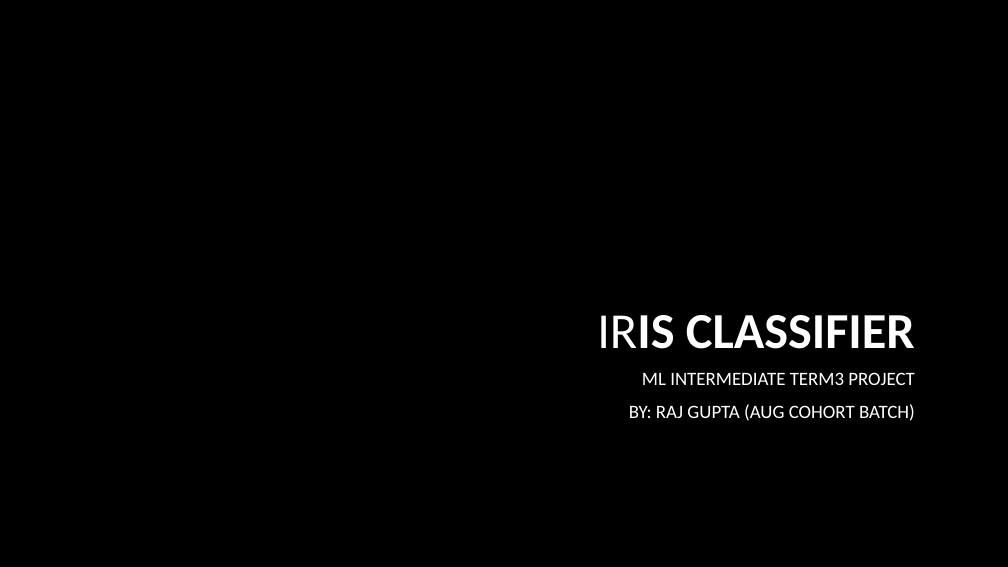
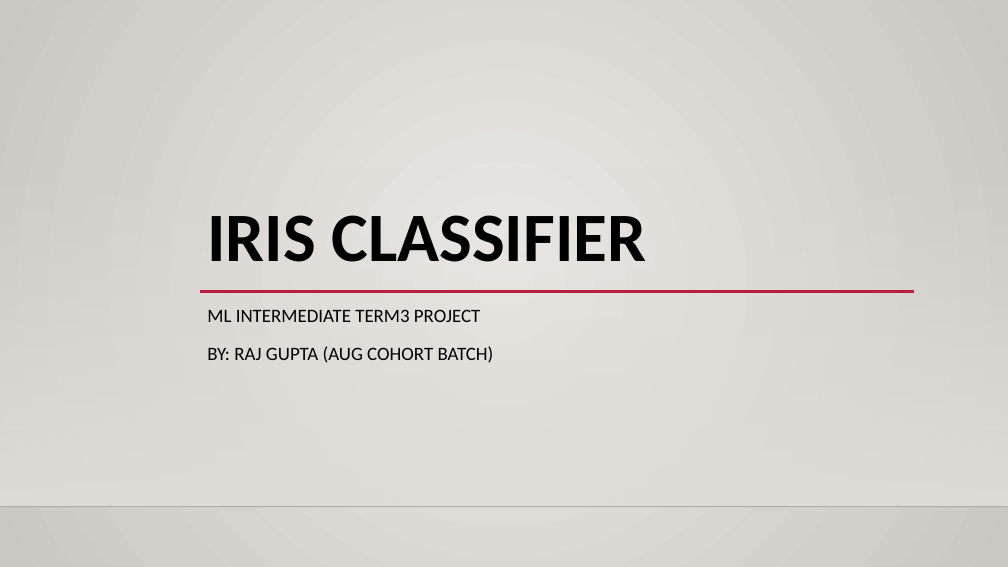
Before and after one commit to rajgupta-github/MachineLearning-with-Python, a slide deck: slide 1 of projects/IrisDataSetClassifier/MLIntermediate Project - Iris Classifier.pptx. Drawn at 1008x567 pixels with LibreOffice and Linux fonts; fonts in the diff are those of the drawing; background and template pictures are left out. Boxes give left, top, right and bottom in pixels: in the first picture for what was removed or moved away, otherwise in the second. Text is boxed around its words. In the diff, an @@ line names an element or a change of style, - is before the commit and + after.

Commit message:
MLTerm3 Project

```diff
--- a/projects/IrisDataSetClassifier/MLIntermediate Project - Iris Classifier.pptx
+++ b/projects/IrisDataSetClassifier/MLIntermediate Project - Iris Classifier.pptx
@@ background picture (left out) to gradient #ECEAE7 to #CAC7C1 @@
@@ title "IRIS CLASSIFIER": place and size @@
-title "IRIS CLASSIFIER" at box(597, 315, 915, 349)
+title "IRIS CLASSIFIER" at box(207, 215, 647, 262)
@@ title "IRIS CLASSIFIER" at box(207, 215, 647, 262): size 48 to 66 pt, text colour #FFFFFF to #000000; bold on in "IRIS"; alignment right to left; line spacing 1 to 0.9 @@
@@ rectangle added at box(0, 167, 1008, 507), fill gradient #DFDBD5 @@
@@ subtitle "ML INTERMEDIATE TERM3 PROJECT": place and size @@
-subtitle "ML INTERMEDIATE TERM3 PROJECT" at box(629, 372, 915, 421)
+subtitle "ML INTERMEDIATE TERM3 PROJECT" at box(207, 309, 494, 363)
@@ subtitle "ML INTERMEDIATE TERM3 PROJECT" at box(207, 309, 494, 363): text colour #FFFFFF to #000000; alignment right to left; line spacing 1 to 1.2 @@
@@ line added from (200, 292) to (914, 292), #B71E42 2.5 pt @@
@@ line added from (0, 507) to (1008, 507), #000001 1 pt @@
```
Also in this commit, not shown: 9 other slides changed, 6 slides added, 5 slides removed, 6 other files.
